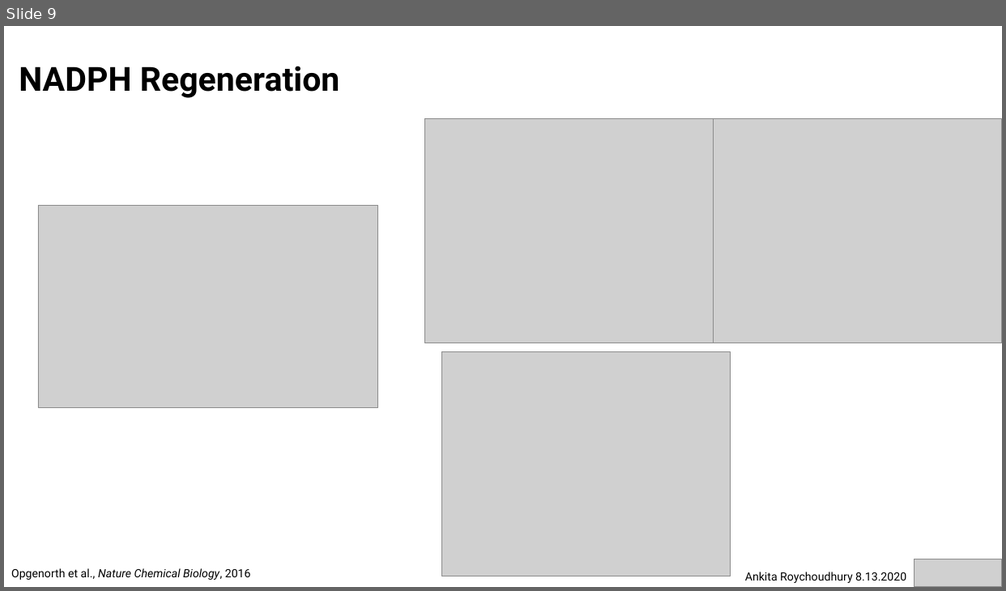
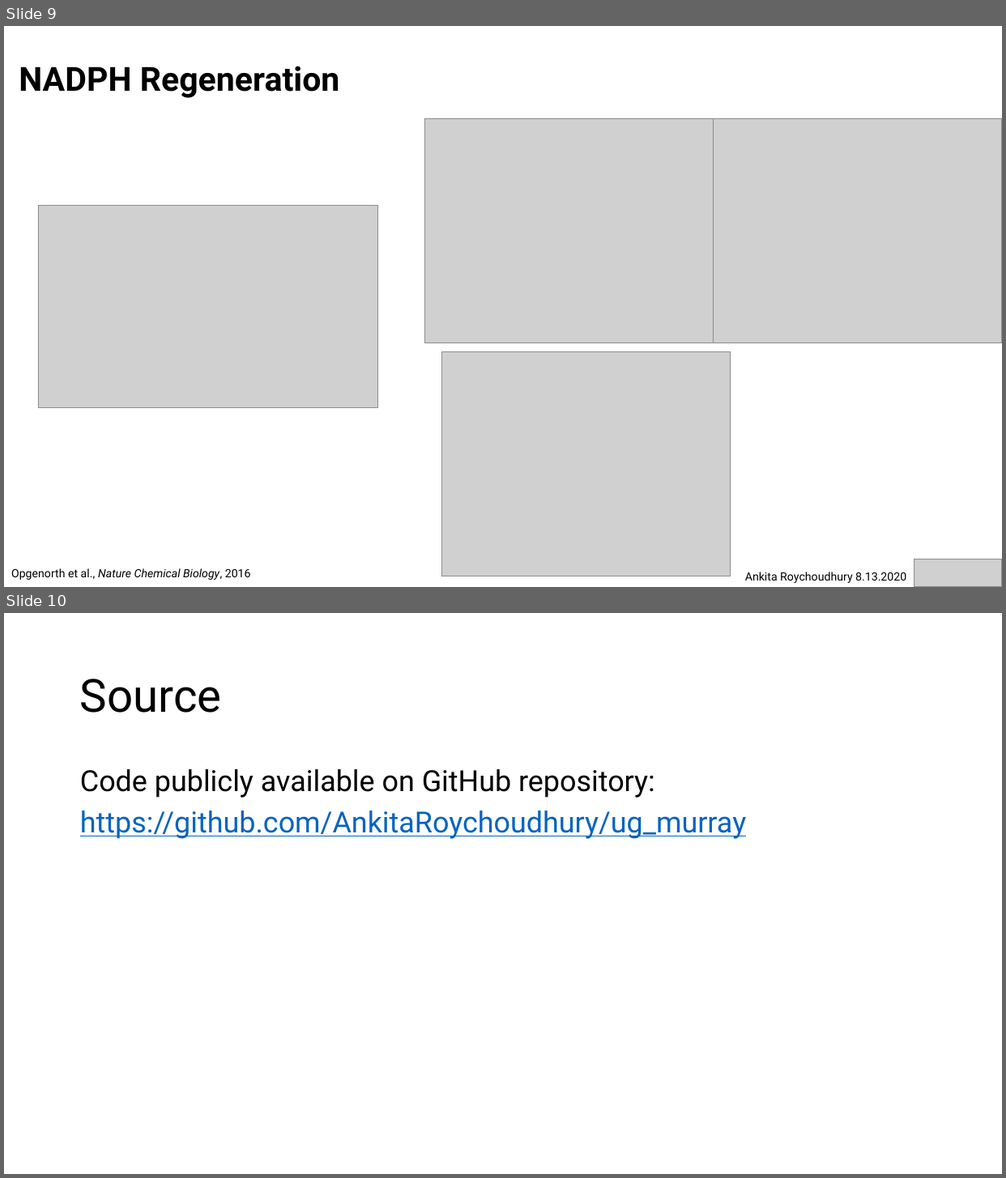
Before and after one commit to AnkitaRoychoudhury/ug_murray, a slide deck: miscellaneous/presentations/20200813_endy_syncell_summary.pptx. Shown one above the other, each under a label of ours: slide 9 before the commit, slides 9 and 10 after it. The pictures are 1006x591 and 1006x1178 pixels, drawn with LibreOffice and Linux fonts; fonts in the diff are those of the drawing; grey boxes stand for pictures. Boxes give left, top, right and bottom in pixels: in the first picture for what was removed or moved away, otherwise in the second. Text is boxed around its words. In the diff, an @@ line names an element or a change of style, - is before the commit and + after.

Commit message:
endy mtg summary ppt

```diff
--- a/miscellaneous/presentations/20200813_endy_syncell_summary.pptx
+++ b/miscellaneous/presentations/20200813_endy_syncell_summary.pptx
@@ slide 10 added at (x1=4, y1=613, x2=1002, y2=1174), background #FFFFFF @@
@@ title added at (x1=80, y1=679, x2=222, y2=713), 44 pt, text #000000 @@
+Source
@@ text added at (x1=80, y1=769, x2=746, y2=839), 28 pt, text #0563C1, underline @@
+Code publicly available on GitHub repository:
+https://github.com/AnkitaRoychoudhury/ug_murray
```
Also in this commit, not shown: 1 other file.
